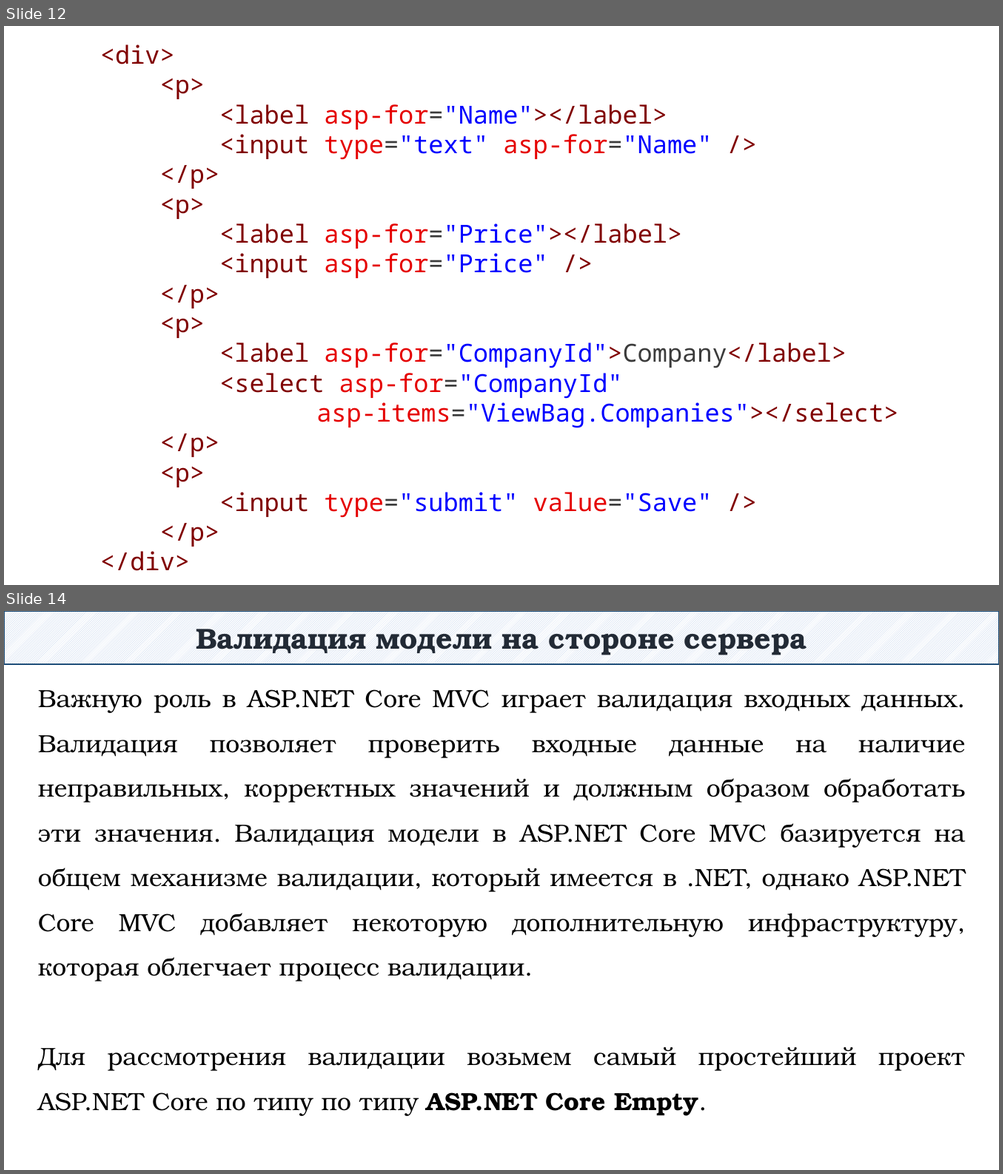
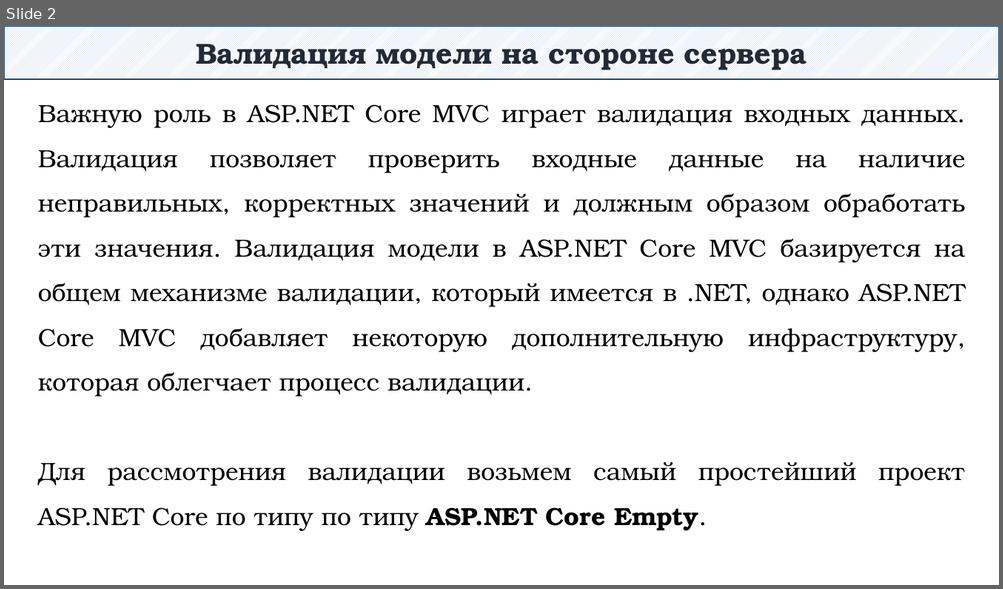
Before and after one commit to DaniilKlyukin/OOP-4, a slide deck: Лекции/ООП 1 лек 5.pptx. Shown one above the other, each under a label of ours: slides 12 and 14 before the commit, slide 2 after it; the slides between them are not shown. The pictures are 1003x1174 and 1003x589 pixels, drawn with LibreOffice and Linux fonts; fonts in the diff are those of the drawing. Boxes give left, top, right and bottom in pixels: in the first picture for what was removed or moved away, otherwise in the second. Text is boxed around its words. In the diff, an @@ line names an element or a change of style, - is before the commit and + after.

```diff
--- a/Лекции/ООП 1 лек 5.pptx
+++ b/Лекции/ООП 1 лек 5.pptx
@@ slide 12 removed at (4, 26, 999, 585), background #FFFFFF @@
@@ text removed at (100, 44, 898, 571) @@
-<div>
-<p>
-<label asp-for="Name"></label>
-<input type="text" asp-for="Name" />
-</p>
-<p>
-<label asp-for="Price"></label>
-<input asp-for="Price" />
-</p>
-<p>
-<label asp-for="CompanyId">Company</label>
-<select asp-for="CompanyId"
-asp-items="ViewBag.Companies"></select>
-</p>
-<p>
-<input type="submit" value="Save" />
-</p>
-</div>
@@ what was slide 14 is now slide 2 @@
```
Also in this commit, not shown: 1 slide changed, 11 other slides removed, 3 other files.
